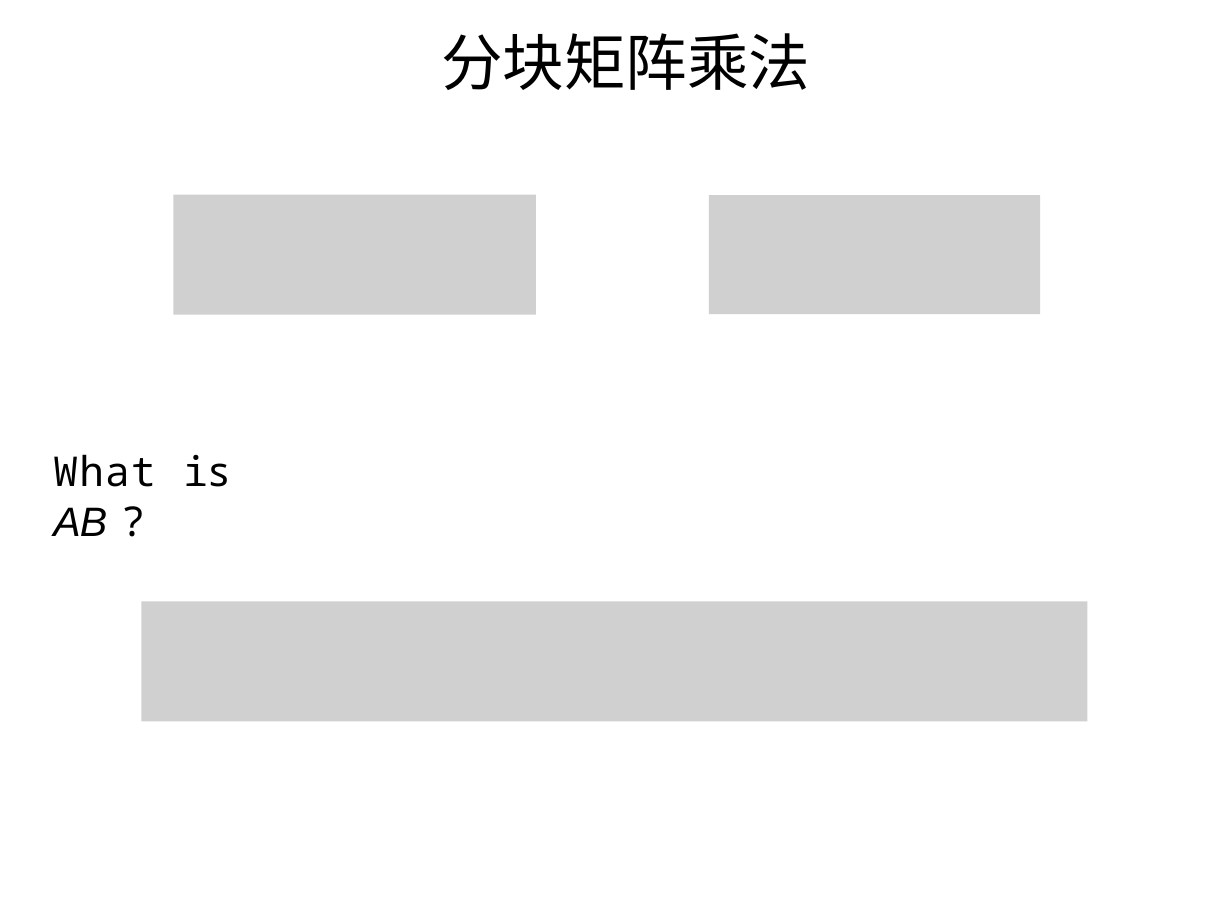
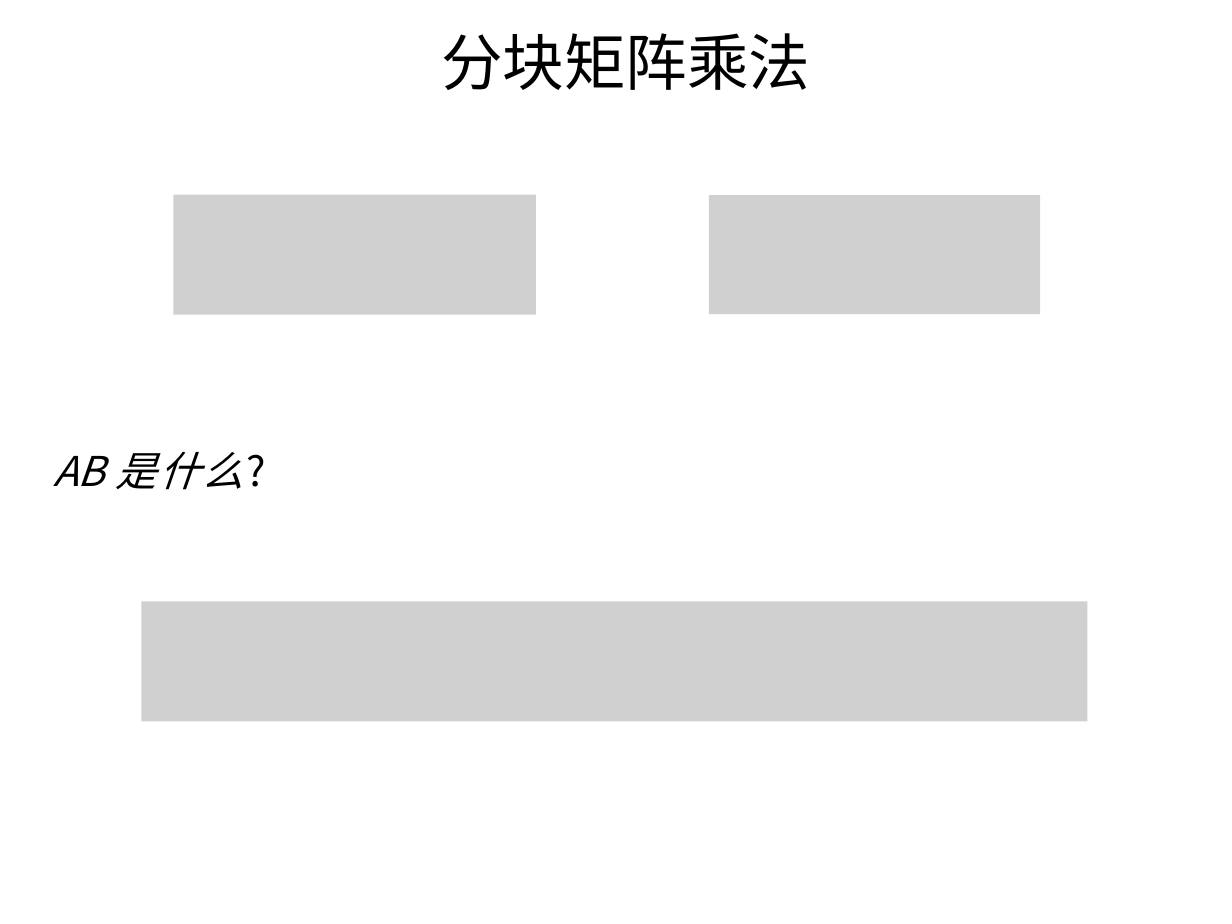
Before and after one commit to evenhax/translation_and_refining_for_cs231a, a slide deck: slide 28 of PPT231a_trans_and_refine/中文矫正版/lecture3_camera_calibration - 副本.pptx. Drawn at 1232x924 pixels with LibreOffice and Linux fonts; fonts in the diff are those of the drawing; grey boxes stand for pictures. Boxes give left, top, right and bottom in pixels: in the first picture for what was removed or moved away, otherwise in the second. Text is boxed around its words. In the diff, an @@ line names an element or a change of style, - is before the commit and + after.

```diff
--- a/PPT231a_trans_and_refine/中文矫正版/lecture3_camera_calibration - 副本.pptx
+++ b/PPT231a_trans_and_refine/中文矫正版/lecture3_camera_calibration - 副本.pptx
@@ text at [53,452,244,490]: text changed; font Noto Sans Mono to Noto Sans CJK SC; italic on @@
-What is AB ?
+AB 是什么?
```
Also in this commit, not shown: 17 other slides changed, 1 slide added, 1 slide removed, 5 other files.
